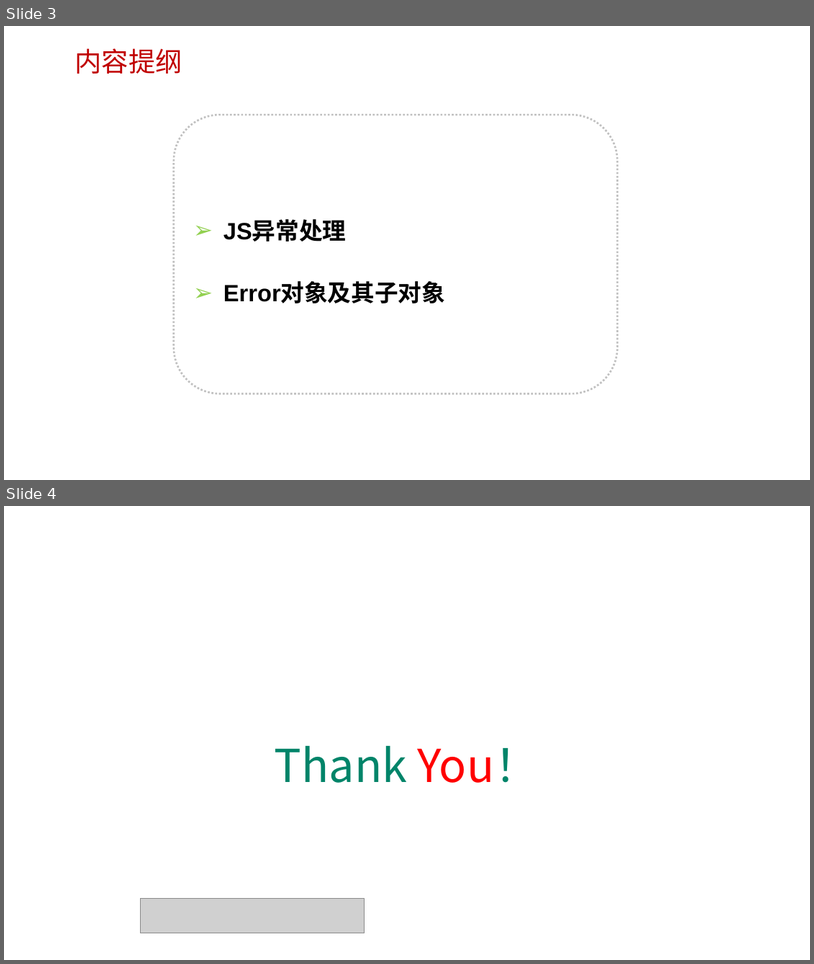
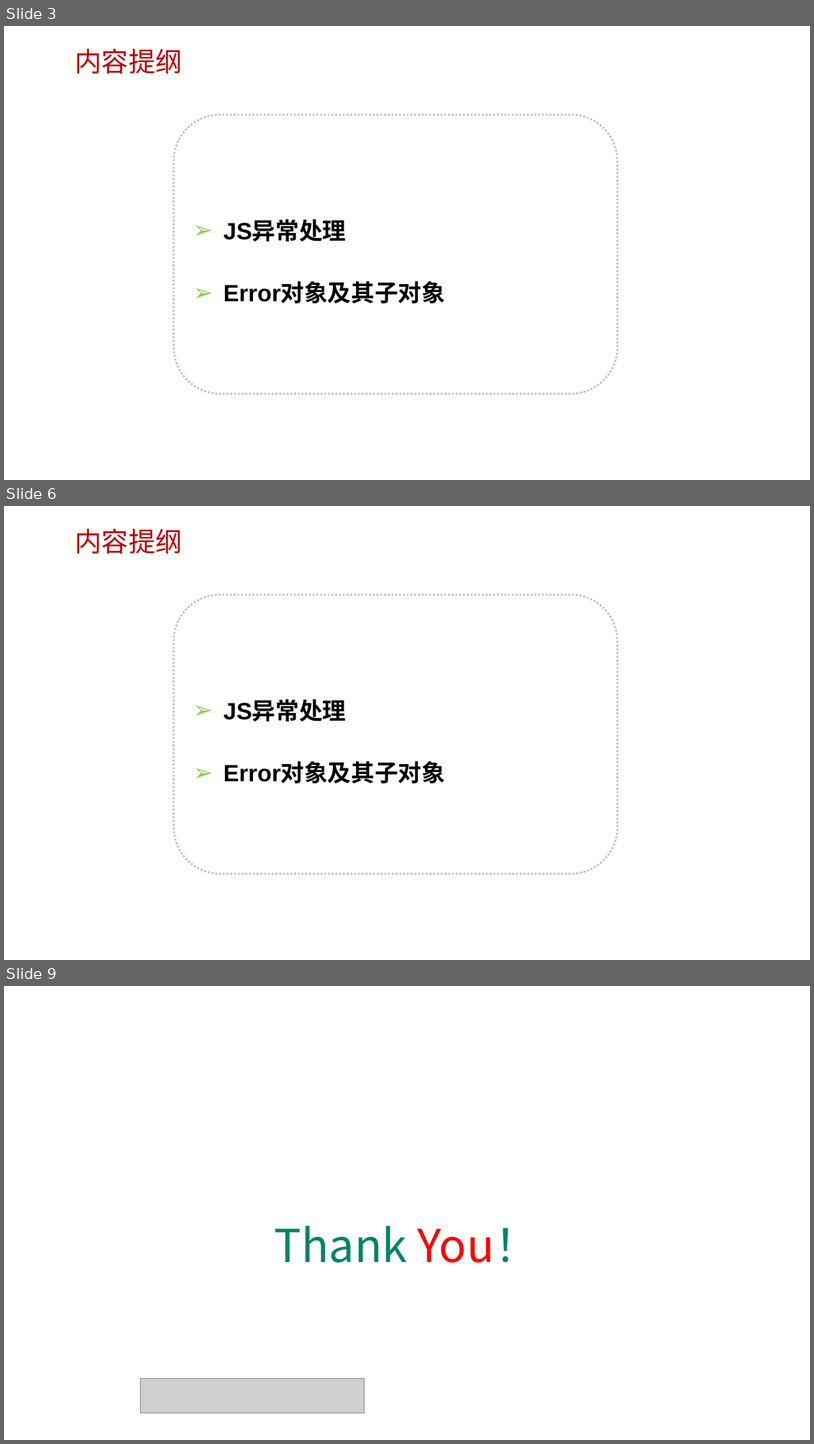
Before and after one commit to edu2act/course-javascript-advanced, a slide deck: 课程PPT/10.JavaScript标准内置对象-构造器（Error、EegExp）.pptx. Shown one above the other, each under a label of ours: slides 3 and 4 before the commit, slides 3, 6 and 9 after it; the slides between them are not shown. The pictures are 814x964 and 814x1444 pixels, drawn with LibreOffice and Linux fonts; fonts in the diff are those of the drawing; grey boxes stand for pictures; background and template pictures are left out. Boxes give left, top, right and bottom in pixels: in the first picture for what was removed or moved away, otherwise in the second. Text is boxed around its words. In the diff, an @@ line names an element or a change of style, - is before the commit and + after.

```diff
--- a/课程PPT/10.JavaScript标准内置对象-构造器（Error、EegExp）.pptx
+++ b/课程PPT/10.JavaScript标准内置对象-构造器（Error、EegExp）.pptx
@@ slide 6 added at [4,506,810,960], background picture (left out) @@
@@ text added at [75,528,182,554], 32 pt, text #C00000 @@
+内容提纲
@@ rounded rectangle added at [174,595,618,874], outline #C0C0C0 2.25 pt dashed, 28 pt, text #000000, bold @@
+➢ JS异常处理
+➢ Error对象及其子对象
@@ what was slide 4 is now slide 9 @@
```
Also in this commit, not shown: 2 slides changed, 4 other slides added, 11 other files.
